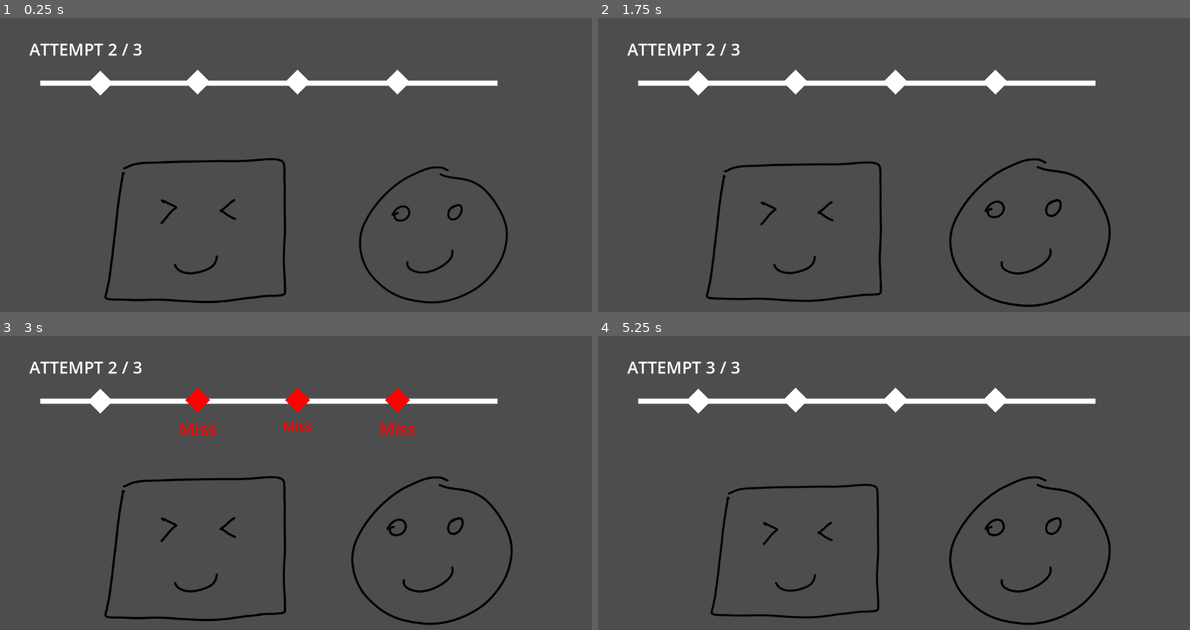
Above: before the commit, frames 1-4 (two rows, left to right).
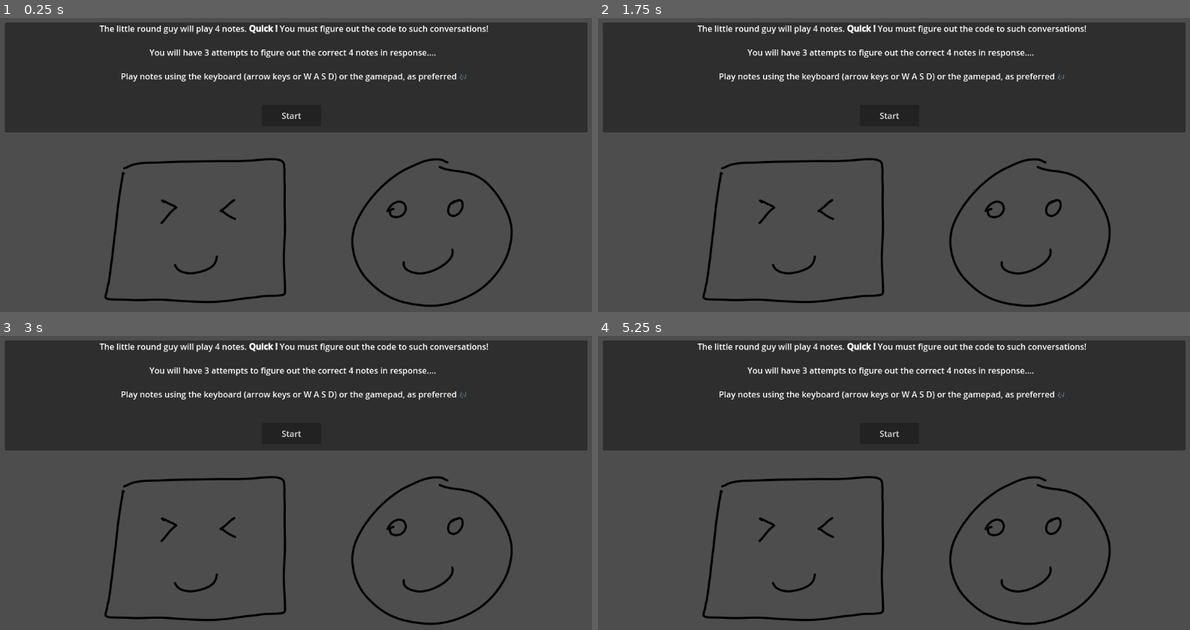
Above: after the commit, the same moments.

Repository: edralzar/gwj-86
Game: Godot game, scene res://scene_1.tscn
Same seed, same stepped clock (60 frames per second), same inputs: the game is played once before the commit and once after it. Sound files missing from this copy of the repository are replaced by a short silence.
Inputs (mouse positions are in pixels of both pictures, inside the frame that each line leads up to):
- Up to frame 1 (0.25 s): no input
- Up to frame 2 (1.75 s): click (888, 115) at 0.5 s, where only the run after the commit has a clickable "Start"; click (888, 115) at 1.25 s, where only the run after the commit has a clickable "Start"
- Up to frame 3 (3 s): click (290, 433) at 2 s, where only the run after the commit has a clickable "Start"; tap A (Note1) at 2.85 s
- Up to frame 4 (5.25 s): tap D (Note2) at 3.05, 3.6 s; tap W (Note3) at 3.8, 4.35 s; tap S (Note4) at 4.55, 5.1 s; tap Enter at 5 s

The runs differ from the first frame. In frame 1, 38% of the frame differs, in the area x 0-100%, y 1-99%; in frame 2, 38%; in frame 3, 36%; in frame 4, 38%, in the area x 0-100%, y 1-97%.

Commit message:
Add instructions, start button and retry

Diff:
--- a/node_2d.gd
+++ b/node_2d.gd
@@ -1,7 +1,7 @@
 extends Node2D
 
 @onready var r: RhythmNotifier = $RhythmNotifier
-@onready var progress: Label = $ProgressLabel
+@onready var progress: Label = $Panel/ProgressLabel
 @onready var synth: SamplerInstrument2D = $Sampler2D
 @onready var beatsPerAttempt := notes.size() + responses.size()
 
@@ -14,33 +14,102 @@
 var pTween: Tween
 var oTween: Tween
 var tweenBeat: float
-var attempt: int = 0
-var playerTurn: bool = false
-var playerBeat: int = -1
-var otherBeat: int = -1
-var stop := false
-var beatsPlayed: Dictionary = {}
-var score := 0
+var attempt: int
+var playerTurn: bool
+var playerBeat: int
+var otherBeat: int
+var stop
+var beatsPlayed: Dictionary
+var score
+var beatMs: float
 
 func _ready() -> void:
-	var beatMs := r.beat_length
 	playerMarkers = [
-		$ProgressLabel/NoteMarker1,
-		$ProgressLabel/NoteMarker2,
-		$ProgressLabel/NoteMarker3,
-		$ProgressLabel/NoteMarker4
+		$Panel/Line2D/NoteMarker1,
+		$Panel/Line2D/NoteMarker2,
+		$Panel/Line2D/NoteMarker3,
+		$Panel/Line2D/NoteMarker4
 	]
-	_start()
+	progress.text = ""
 
 func _start():
-	var beatMs = r.beat_length
-	r.beats(1).connect(func(count):
+	beatMs = r.beat_length
+	score = 0
+	attempt = -1
+	playerTurn = false
+	playerBeat = -1
+	otherBeat = -1
+	beatsPlayed = {}
+	stop = false
+	r.beats(1).connect(_beat)
+	$AudioStreamPlayer.play()
+	r.running = true
+	$Panel/Line2D.visible = true
+	$Panel/StartButton.visible = false
+	$Panel/Instructions.visible = false
+
+func _stop():
+	stop = true
+	r.running = false
+	oTween.stop()
+	pTween.stop()
+	$Player/Sprite2D.scale = Vector2.ONE
+	$Other/Sprite2D.scale = Vector2.ONE
+	$AudioStreamPlayer.stop()
+	await get_tree().create_timer(beatMs / 2).timeout
+
+	for n in playerMarkers:
+		n.newAttempt()
+	$Panel/StartButton.text = "Try Again"
+	$Panel/StartButton.visible = true
+	$Panel/Line2D.visible = false
+
+func _process(_delta: float) -> void:
+	if stop: return
+	var note = null
+	if (Input.is_action_just_pressed("Note1")):
+		note = "D"
+	elif (Input.is_action_just_pressed("Note2")):
+		note = "B"
+	elif (Input.is_action_just_pressed("Note3")):
+		note = "G"
+	elif (Input.is_action_just_pressed("Note4")):
+		note = "E"
+
+	if (not note):
+		return
+	var beat = r.current_beat % beatsPerAttempt
+	var curBeat = str(attempt, "-", beat)
+	#print("Played %s at beat %s" % [note, curBeat])
+	beatsPlayed[curBeat] = note
+	synth.play_note(note, 3)
+
+func _judge(beat: int):
+	var curBeat = str(attempt, "-", beat)
+	#print("Judging %s => player beat %s" % [curBeat, playerBeat])
+	var marker = playerMarkers[playerBeat]
+	marker.indicateBeat()
+	await get_tree().create_timer(beatMs / 2).timeout
+	var played = beatsPlayed.get(curBeat)
+	if not played:
+		marker.markJudged(0)
+	elif played == responses[beat - notes.size()]:
+		marker.markJudged(3, played)
+		score += 1
+		if (score == notes.size()):
+			stop = true
+			progress.text = "Congrats! You found the correct response %s in %s attempts" %[responses, attempt+1]
+	else:
+		marker.markJudged(1, played)
+
+func _beat(count: int):
 		# Tracking every beat -> attempt -> playerBeat vs otherBeat
 		var beat = count % beatsPerAttempt
 		playerTurn = beat >= notes.size()
 		playerBeat = beat - notes.size() if playerTurn else -1
 		otherBeat = beat if not playerTurn else -1
-		if (beat == 0 && score < notes.size()):
+		if (beat == 0):
+			print("beat 0 attempt %s" % attempt)
 			attempt += 1
 			score = 0
 		if stop:
@@ -50,7 +119,7 @@
 
 		# Debug / Progress
 		progress.text = "ATTEMPT %d / %d" % [attempt + 1, max_attempts]
-		print("beat %s in attempt %s [total beats %s]" % [beat, attempt, count])
+		#print("beat %s in attempt %s [total beats %s]" % [beat, attempt, count])
 
 		# General animation
 		# Start tweening
@@ -75,56 +144,3 @@
 		else:
 			$PlayingListener2D.make_current()
 			_judge(beat)
-	)
-	$AudioStreamPlayer.play()
-	r.running = true
-
-func _stop():
-	stop = true
-	var beatMs = r.beat_length
-	r.running = false
-	oTween.stop()
-	pTween.stop()
-	$Player/Sprite2D.scale = Vector2.ONE
-	$Other/Sprite2D.scale = Vector2.ONE
-	$AudioStreamPlayer.stop()
-	await get_tree().create_timer(beatMs / 2).timeout
-	progress.text = "Congrats!" if score == notes.size() else "=GAME OVER="
-	for n in playerMarkers:
-		n.newAttempt()
-
-func _process(_delta: float) -> void:
-	if stop: return
-	var note = null
-	if (Input.is_action_just_pressed("Note1")):
-		note = "D"
-	elif (Input.is_action_just_pressed("Note2")):
-		note = "B"
-	elif (Input.is_action_just_pressed("Note3")):
-		note = "G"
-	elif (Input.is_action_just_pressed("Note4")):
-		note = "E"
-
-	if (not note):
-		return
-	var beat = r.current_beat % beatsPerAttempt
-	var curBeat = str(attempt, "-", beat)
-	print("Played %s at beat %s" % [note, curBeat])
-	beatsPlayed[curBeat] = note
-	synth.play_note(note, 3)
-
-func _judge(beat: int):
-	var curBeat = str(attempt, "-", beat)
-	print("Judging %s => player beat %s" % [curBeat, playerBeat])
-	await get_tree().create_timer(0.2).timeout
-	var played = beatsPlayed.get(curBeat)
-	var marker = playerMarkers[playerBeat]
-	marker.indicateBeat()
-	if not played:
-		marker.markJudged(0)
-	elif played == responses[beat - notes.size()]:
-		marker.markJudged(3, played)
-		score += 1
-		if (score == notes.size()): stop = true
-	else:
-		marker.markJudged(1, played)
--- a/scene_1.tscn
+++ b/scene_1.tscn
@@ -17,7 +17,7 @@
 [node name="Scene1" type="Node2D"]
 position = Vector2(98, 72)
 script = ExtResource("1_1abo5")
-max_attempts = 3
+max_attempts = 16
 
 [node name="AudioStreamPlayer" type="AudioStreamPlayer" parent="."]
 stream = ExtResource("3_t0rxu")
@@ -27,39 +27,7 @@
 script = ExtResource("2_knagl")
 bpm = 140.0
 beat_length = 0.42857142857142855
-running = true
 metadata/_custom_type_script = "uid://dos3qhffr4v0a"
-
-[node name="ProgressLabel" type="Label" parent="."]
-anchors_preset = 5
-anchor_left = 0.5
-anchor_right = 0.5
-offset_left = -122.0
-offset_top = -48.0
-offset_right = 269.0
-offset_bottom = 34.0
-grow_horizontal = 2
-text = "ATTEMPT x / y"
-label_settings = SubResource("LabelSettings_t0rxu")
-horizontal_alignment = 1
-vertical_alignment = 1
-uppercase = true
-
-[node name="Line2D" type="Line2D" parent="ProgressLabel"]
-position = Vector2(69.5, 0)
-points = PackedVector2Array(38, 106, 917, 106)
-
-[node name="NoteMarker1" parent="ProgressLabel" instance=ExtResource("4_t0rxu")]
-position = Vector2(793.5, 104)
-
-[node name="NoteMarker2" parent="ProgressLabel" instance=ExtResource("4_t0rxu")]
-position = Vector2(601.5, 104)
-
-[node name="NoteMarker3" parent="ProgressLabel" instance=ExtResource("4_t0rxu")]
-position = Vector2(409.5, 104)
-
-[node name="NoteMarker4" parent="ProgressLabel" instance=ExtResource("4_t0rxu")]
-position = Vector2(222.5, 106)
 
 [node name="Other" parent="." instance=ExtResource("6_4nmru")]
 position = Vector2(742, 352)
@@ -83,3 +51,67 @@
 samples = Array[ExtResource("8_mjd5i")]([ExtResource("9_0qqw6")])
 env_sustain = 0.0
 metadata/_custom_type_script = "uid://bcwt5giabpceq"
+
+[node name="Panel" type="Panel" parent="."]
+offset_left = -83.0
+offset_top = -59.0
+offset_right = 1037.0
+offset_bottom = 153.0
+
+[node name="Line2D" type="Line2D" parent="Panel"]
+visible = false
+position = Vector2(112, 15)
+points = PackedVector2Array(38, 106, 917, 106)
+
+[node name="NoteMarker1" parent="Panel/Line2D" instance=ExtResource("4_t0rxu")]
+position = Vector2(724, 104)
+
+[node name="NoteMarker2" parent="Panel/Line2D" instance=ExtResource("4_t0rxu")]
+position = Vector2(532, 104)
+
+[node name="NoteMarker3" parent="Panel/Line2D" instance=ExtResource("4_t0rxu")]
+position = Vector2(340, 104)
+
+[node name="NoteMarker4" parent="Panel/Line2D" instance=ExtResource("4_t0rxu")]
+position = Vector2(153, 106)
+
+[node name="ProgressLabel" type="Label" parent="Panel"]
+layout_mode = 1
+anchors_preset = 5
+anchor_left = 0.5
+anchor_right = 0.5
+offset_left = -557.0
+offset_top = 15.0
+offset_right = 559.0
+offset_bottom = 145.0
+grow_horizontal = 2
+text = "Ready ?"
+label_settings = SubResource("LabelSettings_t0rxu")
+horizontal_alignment = 1
+autowrap_mode = 2
+
+[node name="StartButton" type="Button" parent="Panel"]
+layout_mode = 0
+offset_left = 494.0
+offset_top = 159.0
+offset_right = 608.0
+offset_bottom = 200.0
+text = "Start"
+
+[node name="Instructions" type="RichTextLabel" parent="Panel"]
+layout_mode = 0
+offset_left = 138.0
+offset_right = 974.0
+offset_bottom = 183.0
+bbcode_enabled = true
+text = "The little round guy will play 4 notes. [b]Quick ![/b] You must figure out the code to such conversations!
+
+You will have 3 attempts to figure out the correct 4 notes in response....
+
+Play notes using the keyboard (arrow keys or [b][code]W A S D[/code][/b]) or the gamepad, as preferred 🎶"
+fit_content = true
+autowrap_mode = 0
+shortcut_keys_enabled = false
+horizontal_alignment = 1
+
+[connection signal="pressed" from="Panel/StartButton" to="." method="_start"]
